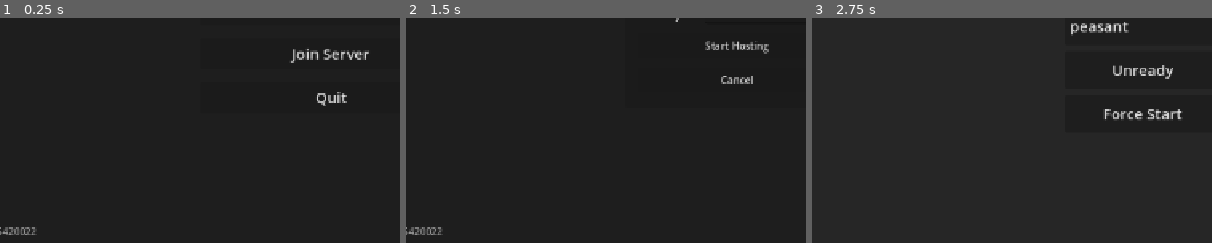
Above: before the commit, frames 1-3 (left to right).
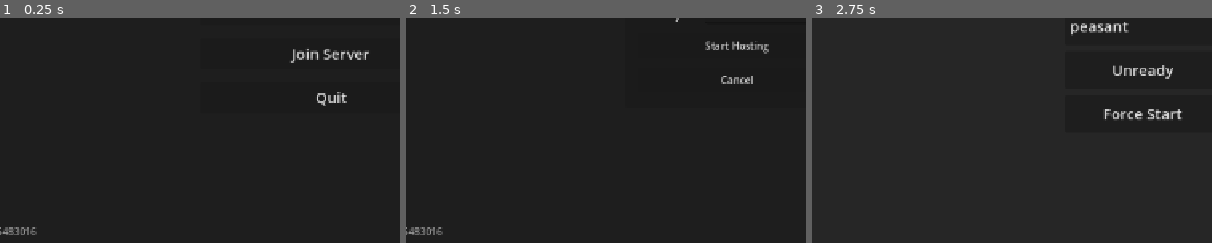
Above: after the commit, the same moments.

Repository: zakanater19/godot-roguetown
Game: Godot game, scene res://scenes/main_menu.tscn
Two runs of this game, one before a commit and one after it. Both use one fixed random seed, a clock stepped at 60 frames per second and the inputs below.
Inputs (mouse positions are % of the whole screen's width and height, from its top left):
- Up to frame 1 (0.25 s): no input
- Up to frame 2 (1.5 s): tap Enter at 0.5 s; move the mouse to (72, 45) at 0.52 s; hold D 0.53-1.25 s; hold Shift 0.53-1.25 s; click (72, 45) at 0.67 s; tap Space at 0.77 s; click "Host Server" at 1.25 s
- Up to frame 3 (2.75 s): click "Start Hosting" at 2 s
The pictures show only the part of the screen within x 9-59%, y 50-100%; the shares and areas given below are measured in that part.

The runs differ from the first frame. In frame 1, less than 0.1% of the frame differs, in the area x 2-10%, y 92-97%; in frame 2, less than 0.1%; in frame 3, nothing differs.

Commit message:
lil cleanup

Diff:
--- a/scripts/core/world.gd
+++ b/scripts/core/world.gd
@@ -141,7 +141,7 @@
 		var dmg = randi_range(CombatDefs.FALL_DAMAGE_MIN, CombatDefs.FALL_DAMAGE_MAX) * drop
 		var target_limb = "chest"
 		if drop >= 2:
-			target_limb =["head", "chest", "r_arm", "l_arm", "r_leg", "l_leg"].pick_random()
+			target_limb = Defs.LIMBS.pick_random()
 
 		player.receive_damage.rpc(dmg, target_limb)
 		rpc_broadcast_damage_log.rpc("Gravity", player.character_name, dmg, player.tile_pos, land_z, false, false, target_limb, "")
--- a/scripts/defines/defs.gd
+++ b/scripts/defines/defs.gd
@@ -36,6 +36,10 @@
 const GROUP_BED         = "bed"
 const GROUP_INSPECTABLE = "inspectable"
 const GROUP_COIN        = "coin"
+const GROUP_PLAYER      = "player"
+const GROUP_NPC         = "npc"
+const GROUP_Z_ENTITY    = "z_entity"
+const GROUP_SPAWNERS    = "spawners"
 
 # ---------------------------------------------------------------------------
 # Equipment slots — matches ItemData.slot values
@@ -73,9 +77,23 @@
 const INTENT_DISARM = "disarm"
 
 # ---------------------------------------------------------------------------
+# Limbs
+# ---------------------------------------------------------------------------
+const LIMBS: Array =["head", "chest", "r_arm", "l_arm", "r_leg", "l_leg"]
+
+const LIMB_DISPLAY: Dictionary = {
+	"head": "head",
+	"chest": "chest",
+	"r_arm": "right arm",
+	"l_arm": "left arm",
+	"r_leg": "right leg",
+	"l_leg": "left leg"
+}
+
+# ---------------------------------------------------------------------------
 # Equipment slots — canonical ordered list; drives UI, init, and loot panels
 # ---------------------------------------------------------------------------
-const SLOTS_ALL: Array = [
+const SLOTS_ALL: Array =[
 	"head", "face", "cloak", "armor", "backpack",
 	"gloves", "waist", "clothing", "trousers", "feet",
 	"pocket_l", "pocket_r"
@@ -102,3 +120,25 @@
 # Social / class knowledge — classes that are considered "outsiders" to townsfolk
 # ---------------------------------------------------------------------------
 const OUTSIDER_CLASSES: Array = ["adventurer", "bandit"]
+
+# ---------------------------------------------------------------------------
+# Static Helpers
+# ---------------------------------------------------------------------------
+
+static func is_tool_sword(item: Node) -> bool:
+	if item == null: return false
+	var t_type = item.get("tool_type")
+	return t_type == TOOL_SLASHING or t_type == TOOL_STABBING
+
+static func is_tool_pickaxe(item: Node) -> bool:
+	if item == null: return false
+	return item.get("tool_type") == TOOL_PICKAXE
+
+static func get_z_index(z_level: int, offset: int = 0) -> int:
+	return (z_level - 1) * Z_LAYER_SIZE + offset
+
+static func world_to_tile(world_pos: Vector2) -> Vector2i:
+	return Vector2i(int(world_pos.x / TILE_SIZE), int(world_pos.y / TILE_SIZE))
+
+static func tile_to_pixel(tile_pos: Vector2i) -> Vector2:
+	return Vector2((tile_pos.x + 0.5) * TILE_SIZE, (tile_pos.y + 0.5) * TILE_SIZE)
--- a/scripts/net/game_version.gd
+++ b/scripts/net/game_version.gd
@@ -5,7 +5,7 @@
 ## that a PCK patch alone cannot fix (i.e. any .gd change, new node types, etc.).
 ## Clients with a different APP_VERSION are told to download the new executable
 ## rather than being patched — preventing crashes from script/binary mismatches.
-const APP_VERSION: String = "1775420022"
+const APP_VERSION: String = "1775483016"
 
 ## Directories whose .tres files are included in both the version hash AND the
 ## server PCK.  Keep this list in sync with _stage_res_dir_recursive's allowed[].
--- a/scripts/player/playeraction.gd
+++ b/scripts/player/playeraction.gd
@@ -118,8 +118,8 @@
 	if held_item != null:
 		var t_type = held_item.get("tool_type")
 		is_slashing = (t_type == Defs.TOOL_SLASHING)
-		is_sword    = (is_slashing or t_type == Defs.TOOL_STABBING)
-		is_pickaxe  = (t_type == Defs.TOOL_PICKAXE)
+		is_sword    = Defs.is_tool_sword(held_item)
+		is_pickaxe  = Defs.is_tool_pickaxe(held_item)
 		is_clothing = held_item.get("slot") != null and held_item.get("slot") != ""
 
 	var can_attack: bool = false
--- a/scripts/player/playerbackend.gd
+++ b/scripts/player/playerbackend.gd
@@ -83,10 +83,8 @@
 			desc += "\n[color=gray]" + slot + ":[/color] " + item
 
 	if is_me and player.body != null:
-		var limb_display: Array = [["head", "head"], ["chest", "chest"], ["r_arm", "right arm"],["l_arm", "left arm"], ["r_leg", "right leg"],["l_leg", "left leg"]]
-		for entry in limb_display:
-			var limb_key: String   = entry[0]
-			var limb_label: String = entry[1]
+		for limb_key in Defs.LIMBS:
+			var limb_label: String = Defs.LIMB_DISPLAY.get(limb_key, limb_key)
 			var damage_taken: int  = CombatDefs.LIMB_HP_MAX - player.body.limb_hp[limb_key]
 			if damage_taken > 0:
 				desc += "\n[color=gray]" + limb_label + ":[/color] " + _get_limb_status(damage_taken)
@@ -336,7 +334,7 @@
 	if clothing_offsets.has(item_name) and clothing_offsets[item_name].has(facing_name):
 		var entry = clothing_offsets[item_name][facing_name]
 		return {
-			"offset": Vector2(float(entry.get("offset", [0, 0])[0]), float(entry.get("offset",[0, 0])[1])),
+			"offset": Vector2(float(entry.get("offset",[0, 0])[0]), float(entry.get("offset",[0, 0])[1])),
 			"scale":  float(entry.get("scale", 1.0))
 		}
 	return {"offset": Vector2.ZERO, "scale": 1.0}
--- a/scripts/world/objects/world_doors.gd
+++ b/scripts/world/objects/world_doors.gd
@@ -21,9 +21,8 @@
 		if door.state != door.DoorState.DESTROYED:
 			world.rpc_confirm_toggle_door.rpc(door_path)
 	else:
-		var i_type = held_item.get("item_type")
-		var is_sword = (i_type == "Sword") or ("Sword" in held_item.name) or ("sword" in held_item.name.to_lower()) or (i_type == "Dirk") or ("Dirk" in held_item.name) or ("dirk" in held_item.name.to_lower())
-		var is_pickaxe = (i_type == "Pickaxe") or ("Pickaxe" in held_item.name) or ("pickaxe" in held_item.name.to_lower())
+		var is_sword = Defs.is_tool_sword(held_item)
+		var is_pickaxe = Defs.is_tool_pickaxe(held_item)
 
 		if is_sword or (is_pickaxe and player.combat_mode):
 			if not world.utils.server_check_action_cooldown(player): return
--- a/scripts/world/objects/world_gates.gd
+++ b/scripts/world/objects/world_gates.gd
@@ -21,9 +21,8 @@
 		if gate.state != gate.GateState.DESTROYED:
 			world.rpc_confirm_toggle_gate.rpc(gate_path)
 	else:
-		var i_type = held_item.get("item_type")
-		var is_sword = (i_type == "Sword") or ("Sword" in held_item.name) or ("sword" in held_item.name.to_lower()) or (i_type == "Dirk") or ("Dirk" in held_item.name) or ("dirk" in held_item.name.to_lower())
-		var is_pickaxe = (i_type == "Pickaxe") or ("Pickaxe" in held_item.name) or ("pickaxe" in held_item.name.to_lower())
+		var is_sword = Defs.is_tool_sword(held_item)
+		var is_pickaxe = Defs.is_tool_pickaxe(held_item)
 
 		if is_sword or (is_pickaxe and player.combat_mode):
 			if not world.utils.server_check_action_cooldown(player): return
--- a/scripts/world/world_combat.gd
+++ b/scripts/world/world_combat.gd
@@ -111,16 +111,6 @@
 					entity.set("tile_pos", roll.dodge_tile)
 					world.rpc_confirm_move.rpc(entity.get_multiplayer_authority(), roll.dodge_tile, false)
 	return results
-
-func limb_display_name(limb: String) -> String:
-	match limb:
-		"head": return "head"
-		"chest": return "chest"
-		"r_arm": return "right arm"
-		"l_arm": return "left arm"
-		"r_leg": return "right leg"
-		"l_leg": return "left leg"
-	return limb
 
 func release_grab_for_peer(grabber_peer_id: int, silent: bool = false) -> void:
 	if not world.grab_map.has(grabber_peer_id): return
@@ -263,7 +253,7 @@
 	if not world.utils.is_within_interaction_range(grabber, target.global_position): return
 	var is_player = target.is_in_group("player")
 	var target_peer = target.get_multiplayer_authority() if (is_player and target.get("is_possessed") == true) else -1
-	var safe_limb = limb if limb in["head", "chest", "r_arm", "l_arm", "r_leg", "l_leg"] else "chest"
+	var safe_limb = limb if limb in Defs.LIMBS else "chest"
 	world.grab_map[sender_id] = {"target": target, "is_player": is_player, "target_peer_id": target_peer, "limb": safe_limb}
 	var t_name = (target as Node2D).get("character_name") if is_player else (target.get("item_type") if target.get("item_type") else target.name.get_slice("@", 0))
 	world.rpc_confirm_grab_start.rpc(sender_id, is_player, target_peer, target_path, grabber.get("character_name"), t_name, safe_limb, grabber.get("active_hand"))
@@ -299,8 +289,8 @@
 			var lp: Node2D = world.utils.get_local_player() as Node2D
 			if lp:
 				var sidebar = world.get_node("/root/Sidebar")
-				if lp.get_multiplayer_authority() == grabber_peer_id: sidebar.add_message("[color=#ffcc44]You grab " + target_name + " by the " + limb_display_name(limb) + "![/color]")
-				elif lp.get_multiplayer_authority() == target_peer_id: sidebar.add_message("[color=#ff4444]" + grabber_name + " grabs you by the " + limb_display_name(limb) + "![/color]")
+				if lp.get_multiplayer_authority() == grabber_peer_id: sidebar.add_message("[color=#ffcc44]You grab " + target_name + " by the " + Defs.LIMB_DISPLAY.get(limb, limb) + "![/color]")
+				elif lp.get_multiplayer_authority() == target_peer_id: sidebar.add_message("[color=#ff4444]" + grabber_name + " grabs you by the " + Defs.LIMB_DISPLAY.get(limb, limb) + "![/color]")
 
 func handle_rpc_confirm_grab_released(grabber_peer_id: int, is_player: bool, target_peer_id: int, grabber_name: String, target_name: String, silent: bool) -> void:
 	var grabber: Node2D = world.utils.find_player_by_peer(grabber_peer_id) as Node2D
--- a/scripts/world/world_tiles.gd
+++ b/scripts/world/world_tiles.gd
@@ -198,9 +198,9 @@
 	if world.has_node("/root/LateJoin"): world.get_node("/root/LateJoin").update_player_state(peer_id, {"position": player.position})
 
 func _get_held_tool_type(item: Node) -> String:
-	var i_type = item.get("item_type")
-	if (i_type == "Sword") or ("Sword" in item.name) or (i_type == "Dirk"): return Defs.TOOL_SLASHING
-	if (i_type == "Pickaxe") or ("Pickaxe" in item.name): return Defs.TOOL_PICKAXE
+	if item == null: return ""
+	var t = item.get("tool_type")
+	if t != null and t is String: return t
 	return ""
 
 func handle_rpc_damage_wall(sender_id: int, pos: Vector2i) -> void:
